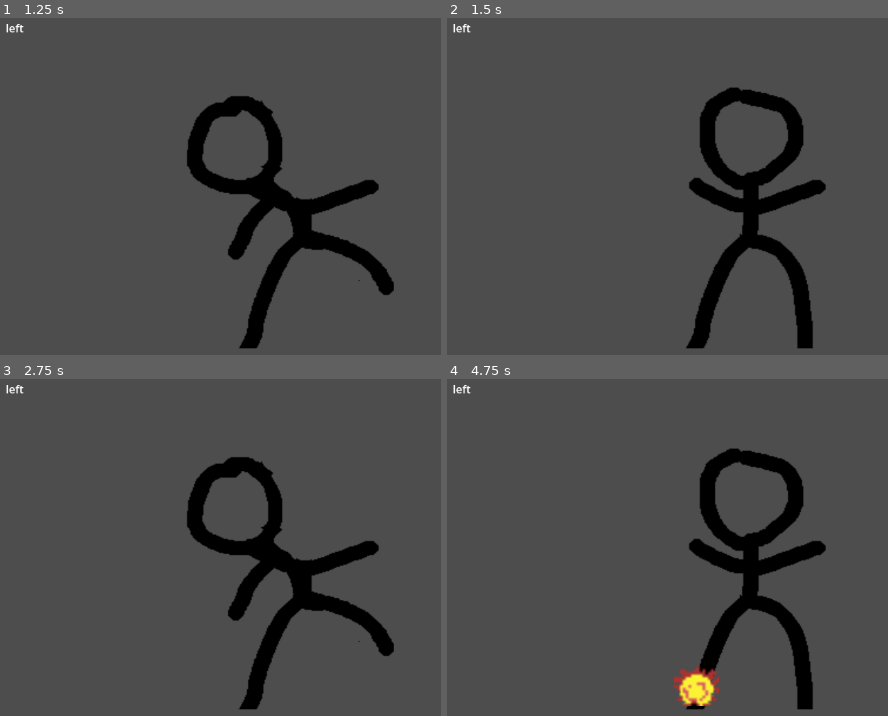
Above: before the commit, frames 1-4 (two rows, left to right).
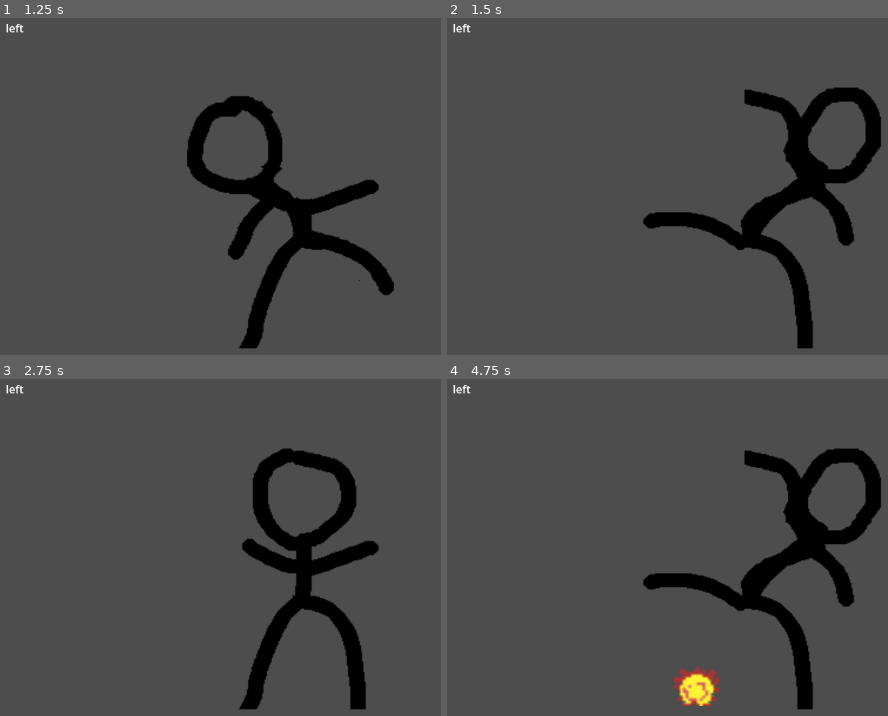
Above: after the commit, the same moments.

Repository: pakized/dancing-in-the-wild-west
Game: Godot game, scene res://Scenes/game.tscn
Two runs of this game, one before a commit and one after it. Both use one fixed random seed, a clock stepped at 60 frames per second and the inputs below. This scene is started directly instead of the project's main scene.
Inputs:
- Up to frame 1 (1.25 s): tap Enter at 0.5 s; hold A (moveRight) from 0.53 s (still down)
- Up to frame 2 (1.5 s): tap Space at 1.25 s; release A (moveRight) at 1.28 s; hold D (moveLeft) from 1.28 s (still down)
- Up to frame 3 (2.75 s): tap Enter at 2 s; release D (moveLeft) at 2.03 s; hold A (moveRight) from 2.03 s (still down)
- Up to frame 4 (4.75 s): tap Space at 3.5 s; release A (moveRight) at 3.53 s; hold D (moveLeft) from 3.53 s (still down); tap Enter at 4.25 s

Frame 1 is identical in both runs. In frame 2, 8.3% of the frame differs, in the area x 44-99%, y 20-99%; in frame 3, 7.6%; in frame 4, 7.9%.

Commit message:
Make start position once explosion ended

Diff:
--- a/Scenes/player.tscn
+++ b/Scenes/player.tscn
@@ -33,7 +33,7 @@
 }]
 
 [sub_resource type="RectangleShape2D" id="RectangleShape2D_6t5aa"]
-size = Vector2(306.5, 373.5)
+size = Vector2(86, 165)
 
 [node name="Player" type="CharacterBody2D" unique_id=116701805]
 script = ExtResource("1_cvnsp")
@@ -45,6 +45,6 @@
 frame = 2
 frame_progress = 0.04981099
 
-[node name="CollisionShape2D" type="CollisionShape2D" parent="." unique_id=1801140994]
-position = Vector2(580.25, 381.75)
+[node name="LegCollisionShape" type="CollisionShape2D" parent="." unique_id=1801140994]
+position = Vector2(547, 488.5)
 shape = SubResource("RectangleShape2D_6t5aa")
--- a/Scripts/Game/game.gd
+++ b/Scripts/Game/game.gd
@@ -3,6 +3,10 @@
 var movements = ["left", "right"]
 var waiting = true
 var counter = 0
+var animatedSpritePlayer: AnimatedSprite2D
+func _ready() -> void:
+	animatedSpritePlayer  = $Player.get_node("AnimatedSprite2D")
+
 
 func _process(delta):
 	if waiting:
@@ -23,7 +27,6 @@
 
 	# 1. Text setzen
 	$keysShownNode.text = movements.pick_random()
-
 	# 2. Warten (abhängig vom Counter)
 	await get_tree().create_timer(wait_time).timeout
 
@@ -39,5 +42,8 @@
 	await get_tree().create_timer(0.5).timeout
 	$"ExplosionLeft".visible = false
 	$"ExplosionRight".visible = false
+
+	animatedSpritePlayer.frame = 1
+
 	# Wieder freigeben
 	waiting = true
--- a/Scripts/Game/player.gd
+++ b/Scripts/Game/player.gd
@@ -3,14 +3,8 @@
 
 func _process(delta: float) -> void:
 	if Input.is_action_just_pressed("moveLeft"):
-		if $AnimatedSprite2D.frame == 2:
-			$AnimatedSprite2D.frame = 1
-		else:
 			$AnimatedSprite2D.frame = 0
 	if Input.is_action_just_pressed("moveRight"):
-		if $AnimatedSprite2D.frame == 0:
-			$AnimatedSprite2D.frame = 1
-		else:
 			$AnimatedSprite2D.frame = 2
 
 	pass
